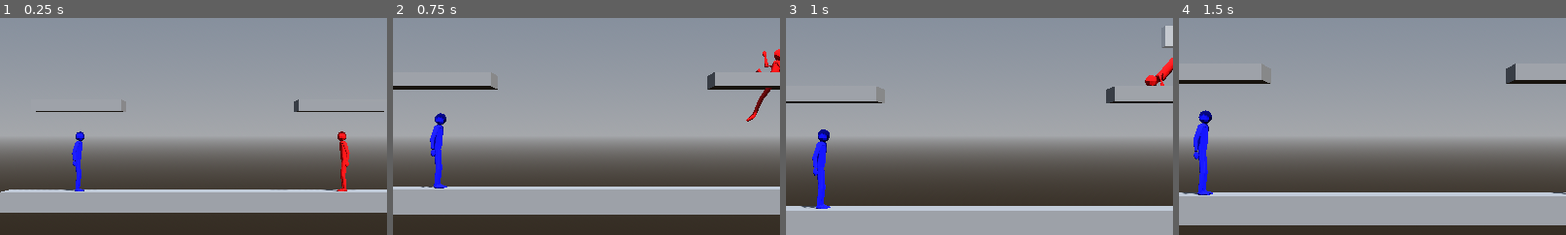
Above: before the commit, frames 1-4 (left to right).
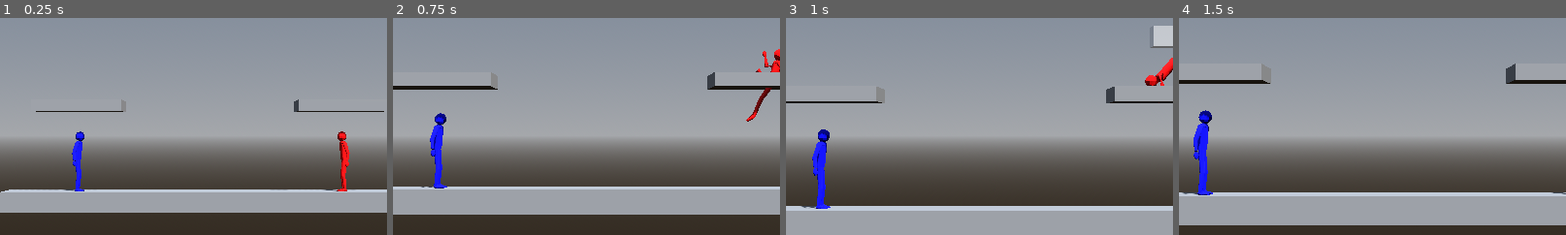
Above: after the commit, the same moments.

Repository: CocoMarck/SuperSmashTux
Game: Godot game, scene res://scenes/main.tscn
Same seed, same stepped clock (60 frames per second), same inputs: the game is played once before the commit and once after it.
Inputs:
- Up to frame 1 (0.25 s): no input
- Up to frame 2 (0.75 s): hold Up (player1_move_up) from 0.53 s (still down); tap K (player1_attack) at 0.6 s
- Up to frame 3 (1 s): keep holding Up (player1_move_up); tap Space (player1_jump) at 0.77 s
- Up to frame 4 (1.5 s): keep holding Up (player1_move_up); tap O (player1_grab) at 1.35 s
The pictures show only the part of the screen within x 23-73%, y 23-73%; the shares and areas given below are measured in that part.

Frames 1-2 are identical in both runs. In frame 3, 0.3% of the frame differs, in the area x 94-98%, y 3-14%; in frame 4, nothing differs.

Commit message:
fix block inputs shield and grab in same time

Diff:
--- a/scripts/fighter.gd
+++ b/scripts/fighter.gd
@@ -120,7 +120,7 @@
 			"hitbox_damage": 5,
 			"hitbox_size": Vector3(0.5,0.5,0.5),
 			"hitbox_position": Vector3(0.5,-1.0,0),
-			"direction": Vector3(1.0,0.5,0.0),
+			"direction": Vector3(0.5,0.8,0.0),
 			"hitbox_time_ratio": 0.5,
 			"hitbox_rotation": 0.0,
 			"inversed_hitbox_ratio": true
@@ -260,8 +260,8 @@
 			"inmortal": false,
 
 			"hitbox_damage": 5,
-			"hitbox_size": Vector3(0.5,0.5,0.5),
-			"hitbox_position": Vector3(0.0, 0.8, 0),
+			"hitbox_size": Vector3(0.5,0.5,0.8),
+			"hitbox_position": Vector3(0.15, 0.8, 0),
 			"direction": Vector3(0.5,1.25,0),
 			"hitbox_time_ratio": 0.5,
 			"hitbox_rotation": 0.0,
@@ -280,9 +280,9 @@
 			"inmortal": false,
 
 			"hitbox_damage": 10,
-			"hitbox_size": Vector3(0.5,0.5,0.5),
-			"hitbox_position": Vector3(1.2, 0.0, 0),
-			"direction": Vector3(1.5,1,0),
+			"hitbox_size": Vector3(0.5,0.5,0.9),
+			"hitbox_position": Vector3(0.75, 0.0, 0),
+			"direction": Vector3(1.2,1,0),
 			"hitbox_time_ratio": 0.5,
 			"hitbox_rotation": 0.0,
 			"inversed_hitbox_ratio": true
@@ -582,12 +582,13 @@
 		_release_hanging_ledge()
 
 	# Fight and Defence moves
-	if _shield and _grab:
-		# No permitir grab y shield a la vez.
+	## No permitir grab y shield.
+	if _shield or _with_shield(gravity_signals):
+		_grab = false
+	if _grab or _grabbing():
 		_shield = false
-		_grab = false
+	## No permitir hacer agarre o escudo cuando se ataca.
 	if not _attacking():
-		# No permitir hacer agarre o escudo cuando se ataca.
 		_grab_move(delta, gravity_signals)
 		if (_shield or _shield_stun)  and _allow_shield:
 			_shield_move(delta, gravity_signals)
